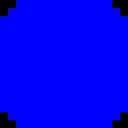
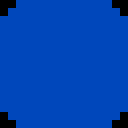
The second w=128, h=128 image is a revision of the first. Changes to its layers:
painted on "Bluescreen" over [0, 0, 128, 128]
painted on "Background" over [0, 0, 128, 128]
